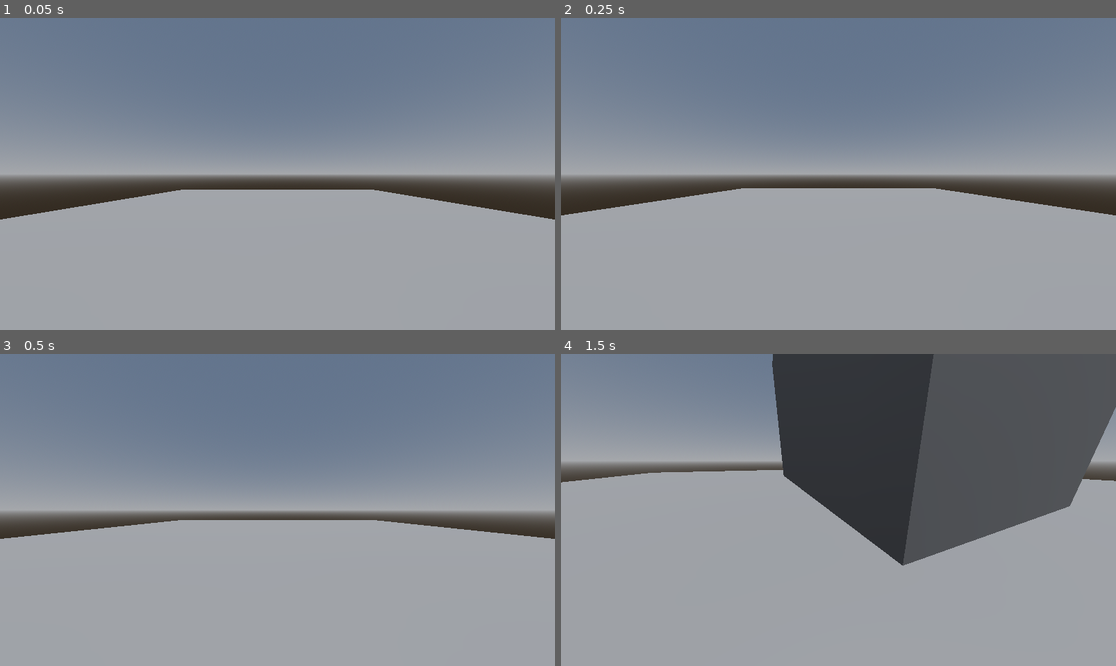
Above: before the commit, frames 1-4 (two rows, left to right).
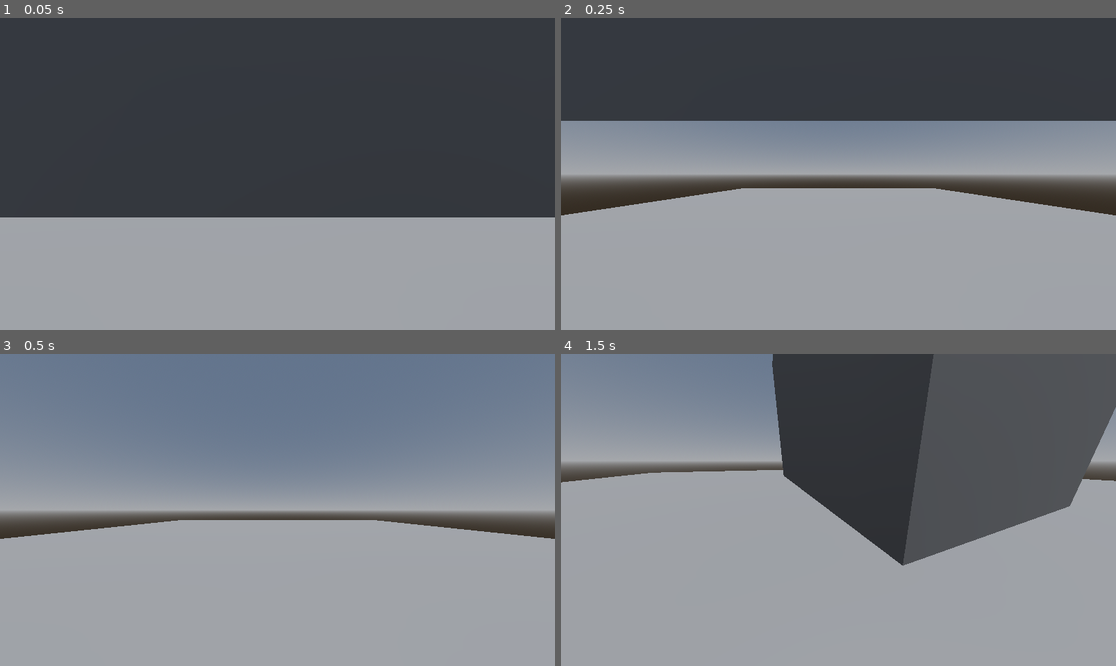
Above: after the commit, the same moments.

Repository: kennethbchen/Memory-Mall-Game
Game: Godot game, scene res://game.tscn
Same seed, same stepped clock (60 frames per second), same inputs: the game is played once before the commit and once after it.
Inputs (mouse positions are in pixels of both pictures, inside the frame that each line leads up to):
- Up to frame 1 (0.05 s): no input
- Up to frame 2 (0.25 s): no input
- Up to frame 3 (0.5 s): no input
- Up to frame 4 (1.5 s): move the mouse to (960, 494) at 0.52 s; press the mouse at (960, 494) at 0.53 s; hold D (game_right) 0.53-1.28 s; move the mouse to (810, 510) at 1.27 s; release the mouse at (810, 510) at 1.28 s; hold W (game_forward) from 1.28 s (still down); click (810, 510) at 1.35 s

The runs differ from the first frame. In frame 1, 60% of the frame differs, in the area x 0-100%, y 0-65%; in frame 2, 33%; in frame 3, nothing differs; in frame 4, nothing differs.

Commit message:
Got depth texture

Diff:
--- a/edge_detect.gdshader
+++ b/edge_detect.gdshader
@@ -3,24 +3,24 @@
 
 uniform sampler2D SCREEN_TEXTURE: hint_screen_texture, filter_linear_mipmap;
 uniform sampler2D NORMAL_TEXTURE : hint_normal_roughness_texture, filter_linear_mipmap;
+uniform sampler2D DEPTH_TEXTURE : source_color, hint_depth_texture;
 
 uniform float edge_threshold = 0.2;
 uniform vec3 line_color: source_color = vec3(0.043, 0.282, 0.467);
 uniform vec3 background_color: source_color = vec3(0.408, 0.969, 0.694);
 
-// https://godotshaders.com/shader/normal-based-edge-detection-with-sobel-operator-screenspace/
+// https://www.shadertoy.com/view/MscSzf
 
-const mat3 sobel_y = mat3(
-	vec3(1.0, 0.0, -1.0),
-	vec3(2.0, 0.0, -2.0),
-	vec3(1.0, 0.0, -1.0)
-);
-
-const mat3 sobel_x = mat3(
-	vec3(1.0, 2.0, 1.0),
-	vec3(0.0, 0.0, 0.0),
-	vec3(-1.0, -2.0, -1.0)
-);
+float linearize_depth(vec2 uv_coord, mat4 proj_matrix){
+	// https://docs.godotengine.org/en/stable/tutorials/shaders/advanced_postprocessing.html
+	// https://nekotoarts.github.io/teaching/how-to-read-depth-buffer
+	float depth = texture(DEPTH_TEXTURE, uv_coord).x;
+	vec3 ndc = vec3(uv_coord, depth) * 2.0 - 1.0;
+	vec4 view = proj_matrix * vec4(ndc, 1.0);
+	view.xyz /= view.w;
+	float linear_depth = -view.z;
+	return linear_depth;
+}
 
 void vertex(){
 	POSITION = vec4(VERTEX, 1.0);
@@ -30,32 +30,9 @@
 	vec2 uv = SCREEN_UV;
 	vec4 screen_color = texture(SCREEN_TEXTURE, uv);
 	vec3 normal = texture(NORMAL_TEXTURE, uv).rgb;
-	normal = normal * 2.0 - 1.0;
-	vec2 offset = 1.0 / VIEWPORT_SIZE;
 
-	vec3 n = texture(NORMAL_TEXTURE, uv + vec2(0.0, -offset.y)).rgb;
-	vec3 s = texture(NORMAL_TEXTURE, uv + vec2(0.0, offset.y)).rgb;
-	vec3 e = texture(NORMAL_TEXTURE, uv + vec2(offset.x, 0.0)).rgb;
-	vec3 w = texture(NORMAL_TEXTURE, uv + vec2(-offset.x, 0.0)).rgb;
-	vec3 nw = texture(NORMAL_TEXTURE, uv + vec2(-offset.x, -offset.y)).rgb;
-	vec3 ne = texture(NORMAL_TEXTURE, uv + vec2(offset.x, -offset.y)).rgb;
-	vec3 sw = texture(NORMAL_TEXTURE, uv + vec2(-offset.x, offset.y)).rgb;
-	vec3 se = texture(NORMAL_TEXTURE, uv + vec2(offset.x, offset.y)).rgb;
+	// Get Depth texture and linearize it
+	float linear_depth = linearize_depth(uv, INV_PROJECTION_MATRIX);
 
-	mat3 surrounding_pixels = mat3(
-		vec3(length(nw-normal), length(n-normal), length(ne-normal)),
-		vec3(length(w-normal), length(normal-normal), length(e-normal)),
-		vec3(length(sw-normal), length(s-normal), length(se-normal))
-	);
-
-	float edge_x = dot(sobel_x[0], surrounding_pixels[0]) + dot(sobel_x[1], surrounding_pixels[1]) + dot(sobel_x[2], surrounding_pixels[2]);
-	float edge_y = dot(sobel_y[0], surrounding_pixels[0]) + dot(sobel_y[1], surrounding_pixels[1]) + dot(sobel_y[2], surrounding_pixels[2]);
-
-	float edge = sqrt(pow(edge_x, 2.0)+pow(edge_y, 2.0));
-
-	if (edge > edge_threshold) {
-		ALBEDO = line_color;
-	} else {
-		ALBEDO = background_color;
-	}
+	ALBEDO = vec3(linear_depth * 0.01);
 }
--- a/game.tscn
+++ b/game.tscn
@@ -16,17 +16,17 @@
 
 [sub_resource type="CapsuleShape3D" id="CapsuleShape3D_qwty5"]
 
-[sub_resource type="ShaderMaterial" id="ShaderMaterial_ol4ej"]
+[sub_resource type="ShaderMaterial" id="ShaderMaterial_uusni"]
 render_priority = 0
 shader = ExtResource("4_1qfxn")
 shader_parameter/edge_threshold = 0.2
-shader_parameter/line_color = Color(0, 0, 0, 1)
-shader_parameter/background_color = Color(1, 1, 1, 1)
+shader_parameter/line_color = Color(0.043, 0.282, 0.467, 1)
+shader_parameter/background_color = Color(0.408, 0.969, 0.694, 1)
 
-[sub_resource type="BoxMesh" id="BoxMesh_eo065"]
-material = SubResource("ShaderMaterial_ol4ej")
+[sub_resource type="BoxMesh" id="BoxMesh_aqsk8"]
+material = SubResource("ShaderMaterial_uusni")
 flip_faces = true
-size = Vector3(3, 3, 1)
+size = Vector3(2, 2, 1)
 
 [node name="Game" type="Node3D"]
 
@@ -75,6 +75,6 @@
 size = Vector3(8.37695, 13.105, 17.5371)
 
 [node name="MeshInstance3D" type="MeshInstance3D" parent="."]
-transform = Transform3D(1, 0, 0, 0, 1, 0, 0, 0, 1, 0, -2.57794, 0)
+transform = Transform3D(1, 0, 0, 0, 1, 0, 0, 0, 1, 0, 4.26611, 0)
 extra_cull_margin = 16384.0
-mesh = SubResource("BoxMesh_eo065")
+mesh = SubResource("BoxMesh_aqsk8")
